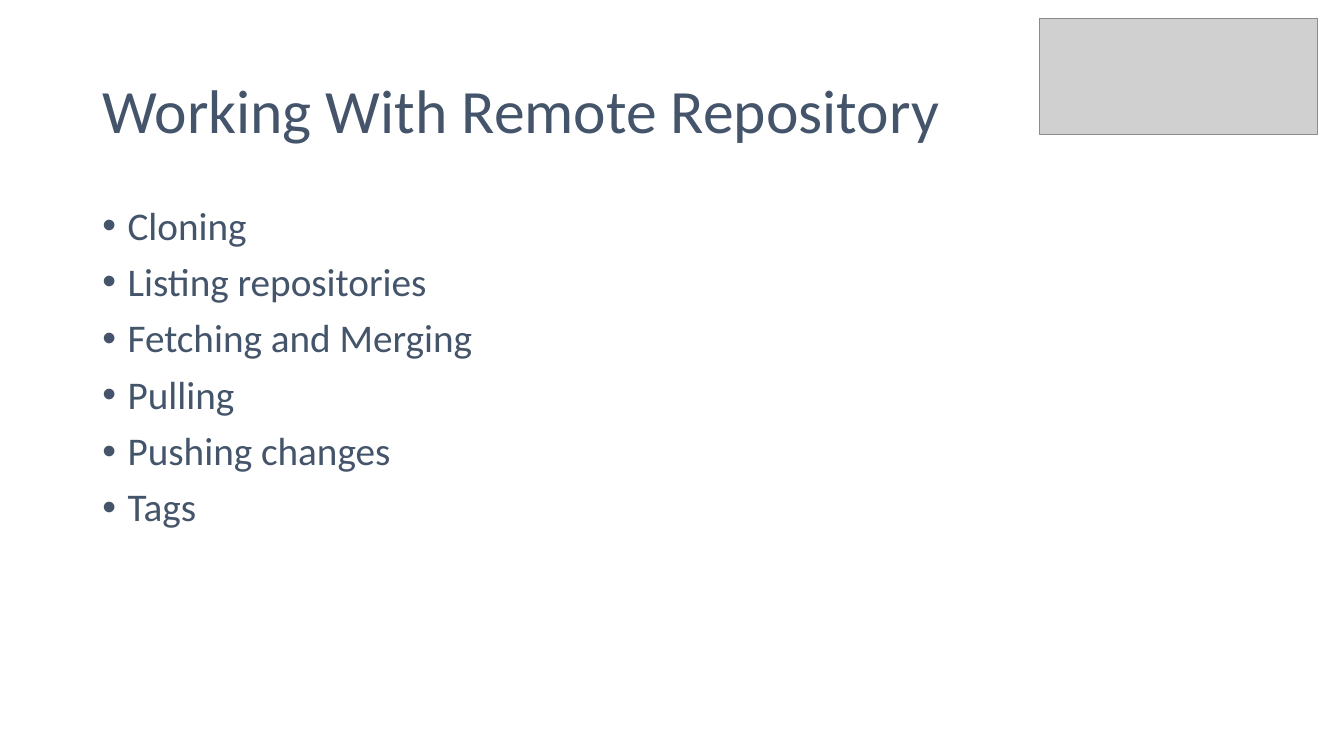
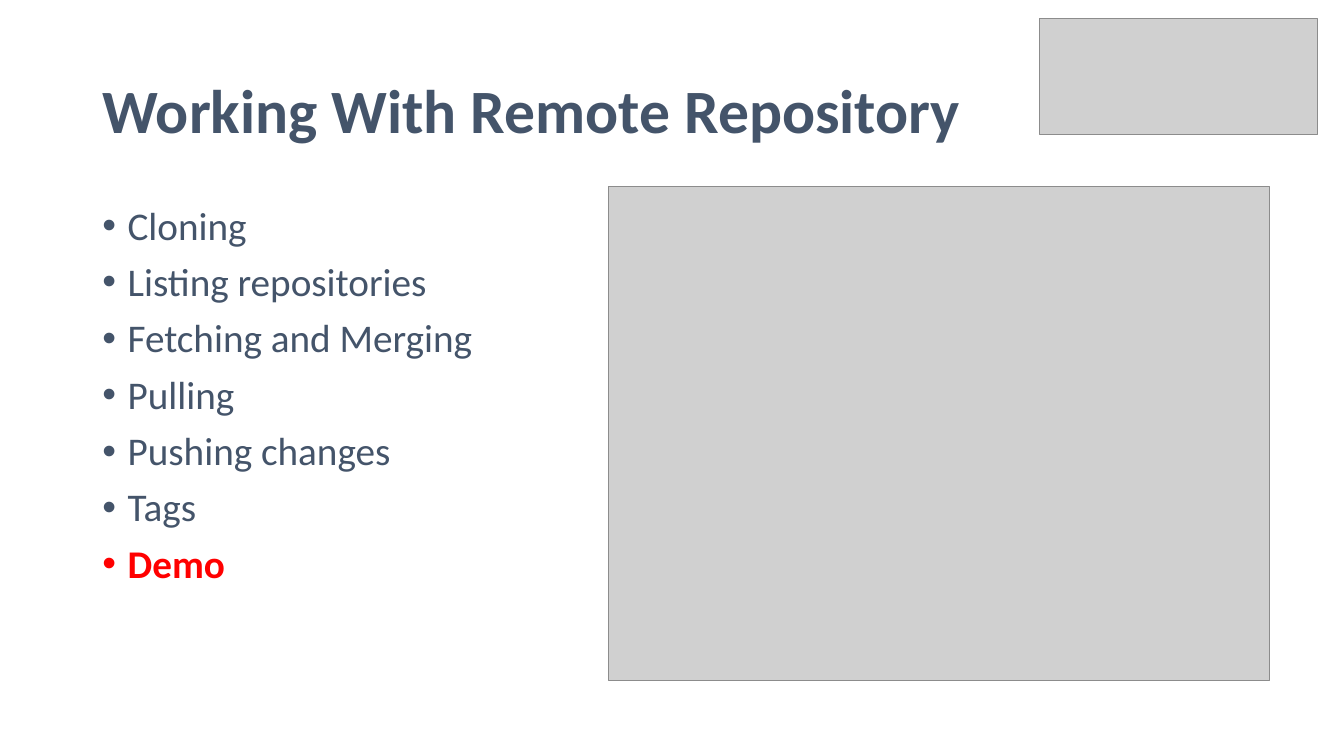
Before and after one commit to noelmcgrath/GitPresentation, a slide deck: slide 9 of Introduction to Git and GitHub.pptx (slide 10 before the commit). Drawn at 1344x756 pixels with LibreOffice and Linux fonts; fonts in the diff are those of the drawing; grey boxes stand for pictures. Boxes give left, top, right and bottom in pixels: in the first picture for what was removed or moved away, otherwise in the second. Text is boxed around its words. In the diff, an @@ line names an element or a change of style, - is before the commit and + after.

Commit message:
More updates on remote section

```diff
--- a/Introduction to Git and GitHub.pptx
+++ b/Introduction to Git and GitHub.pptx
@@ title "Working With Remote Repository" at (102, 89, 960, 144): bold on @@
@@ picture added at (609, 187, 1269, 682) @@
@@ text at (128, 552, 225, 579): paragraph added @@
+• Demo
```
Also in this commit, not shown: 5 other slides changed, 4 slides added, 1 slide removed, 1 other file.
